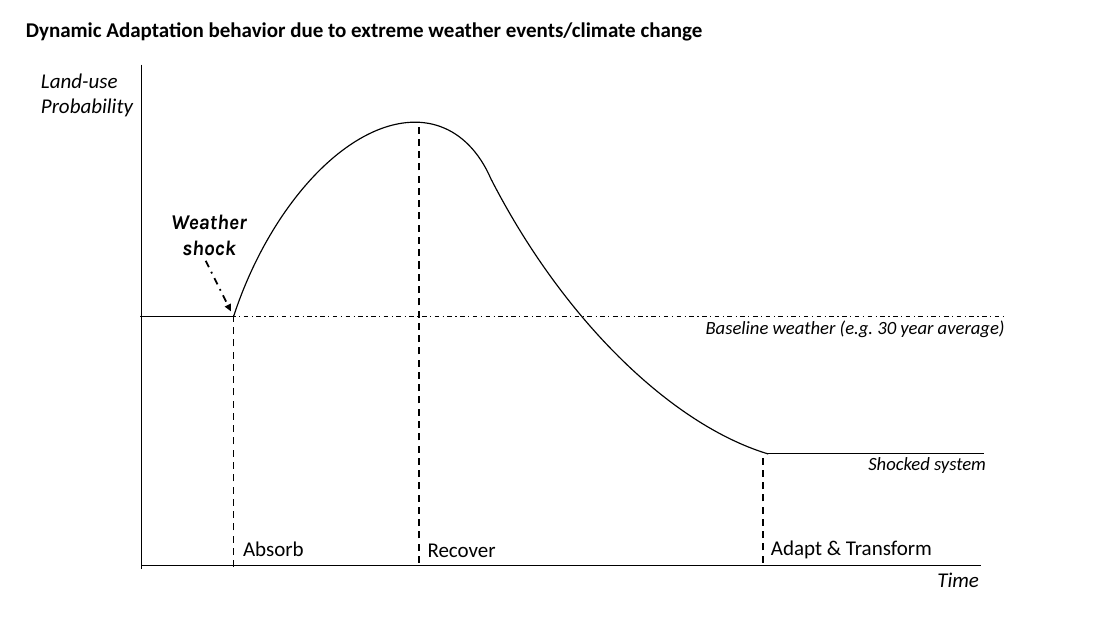
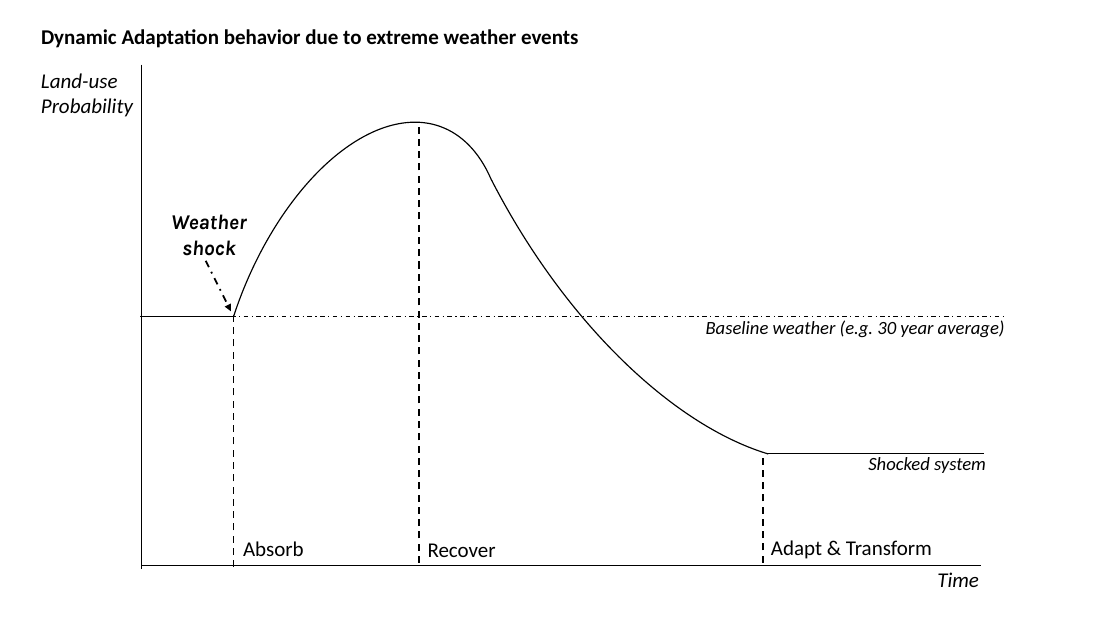
Before and after one commit to cstetter/agroforestry, a slide deck: slide 1 of img/concept_adaption.pptx. Drawn at 1120x630 pixels with LibreOffice and Linux fonts; fonts in the diff are those of the drawing. Boxes give left, top, right and bottom in pixels: in the first picture for what was removed or moved away, otherwise in the second. Text is boxed around its words. In the diff, an @@ line names an element or a change of style, - is before the commit and + after.

```diff
--- a/img/concept_adaption.pptx
+++ b/img/concept_adaption.pptx
@@ text at box(41, 29, 578, 48): text changed @@
-Dynamic Adaptation behavior due to extreme weather events/climate change
+Dynamic Adaptation behavior due to extreme weather events
```
Also in this commit, not shown: 31 other files.
